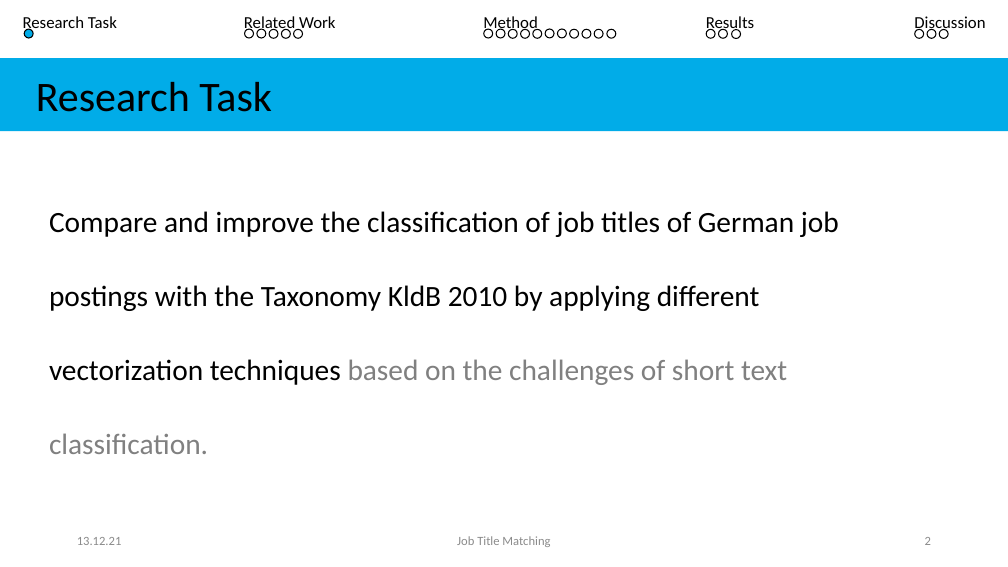
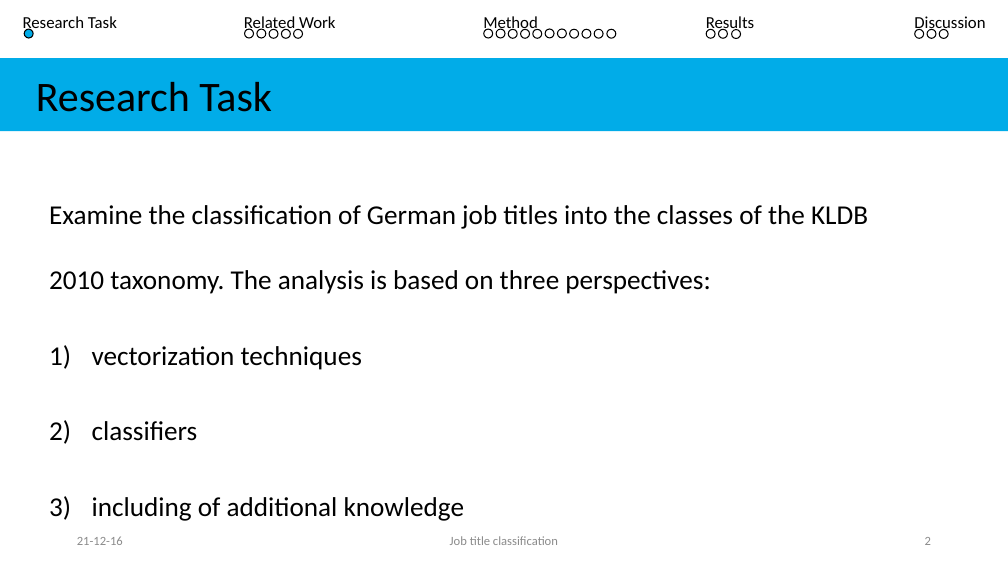
Before and after one commit to Rahkakavee/job-title-matching, a slide deck: slide 2 of presentation/Kolloquium.pptx. Drawn at 1008x567 pixels with LibreOffice and Linux fonts; fonts in the diff are those of the drawing. Boxes give left, top, right and bottom in pixels: in the first picture for what was removed or moved away, otherwise in the second. Text is boxed around its words. In the diff, an @@ line names an element or a change of style, - is before the commit and + after.

```diff
--- a/presentation/Kolloquium.pptx
+++ b/presentation/Kolloquium.pptx
@@ text at <box>49,205,868,521</box>: text changed; size 28 to 25.9 pt @@
-Compare and improve the classification of job titles of German job postings with the Taxonomy KldB 2010 by applying different vectorization techniques based on the challenges of short text classification.
+Examine the classification of German job titles into the classes of the KLDB 2010 taxonomy. The analysis is based on three perspectives:
+1) vectorization techniques
+2) classifiers
+3) including of additional knowledge
@@ text at <box>77,536,123,545</box>: text changed @@
-13.12.21
+21-12-16
@@ text at <box>450,536,558,545</box>: text changed @@
-Job Title Matching
+Job title classification
```
Also in this commit, not shown: 32 other slides changed, 4 slides added, 4 other files.
